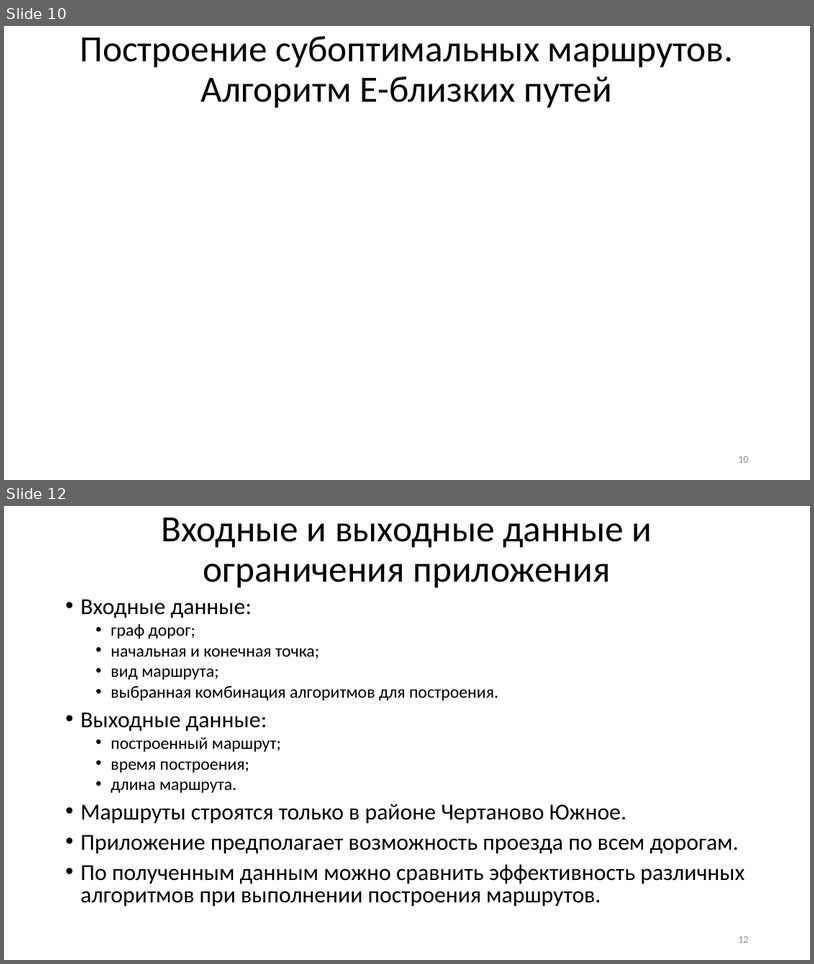
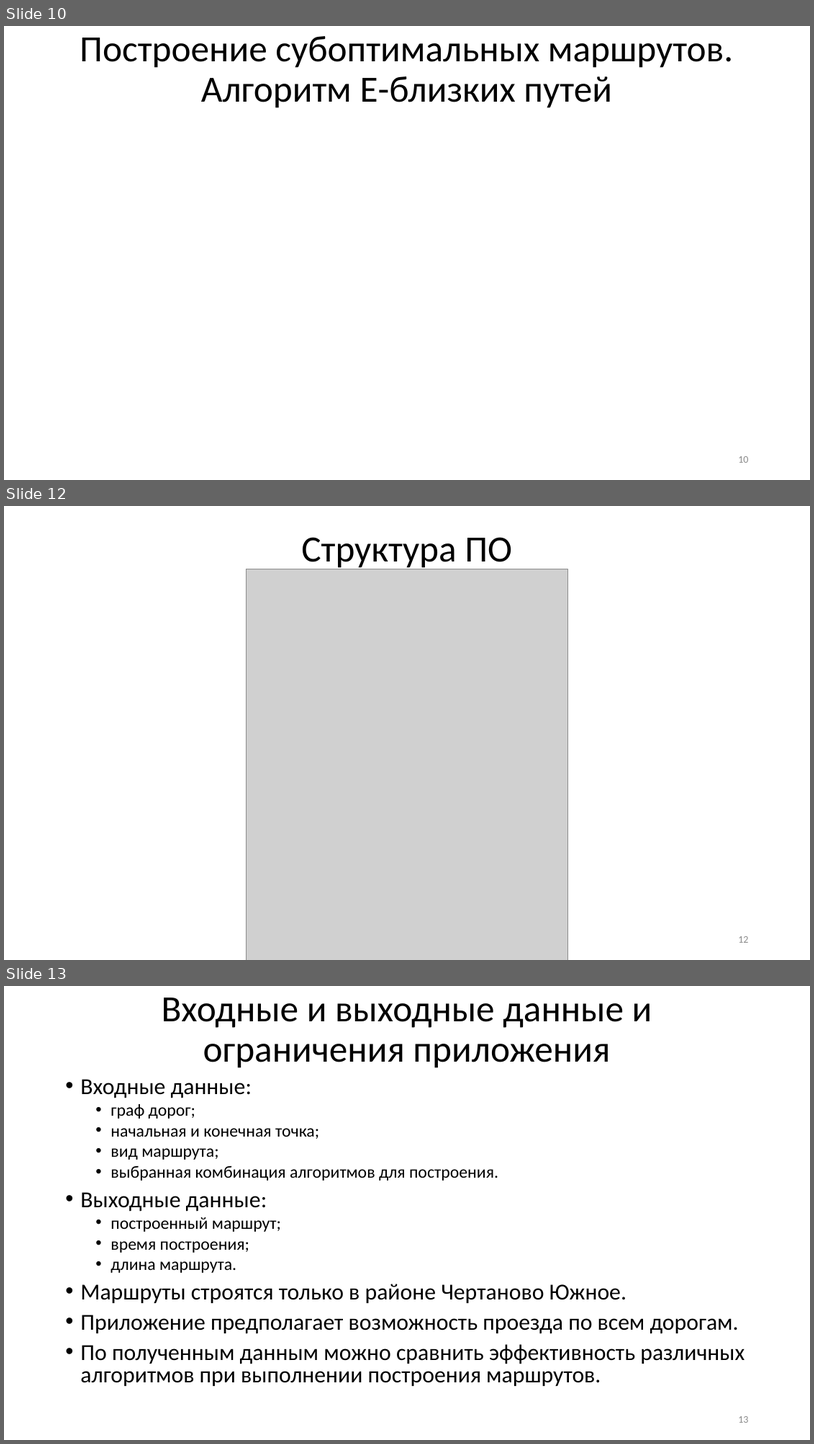
Before and after one commit to GorshkovNikita/Diploma, a slide deck: Documentation/Метод построения велосипедных маршрутов.pptx. Shown one above the other, each under a label of ours: slides 10 and 12 before the commit, slides 10, 12 and 13 after it; the slides between them are not shown. The pictures are 814x964 and 814x1444 pixels, drawn with LibreOffice and Linux fonts; fonts in the diff are those of the drawing; grey boxes stand for pictures. Boxes give left, top, right and bottom in pixels: in the first picture for what was removed or moved away, otherwise in the second. Text is boxed around its words. In the diff, an @@ line names an element or a change of style, - is before the commit and + after.

```diff
--- a/Documentation/Метод построения велосипедных маршрутов.pptx
+++ b/Documentation/Метод построения велосипедных маршрутов.pptx
@@ slide 12 added at (4, 506, 810, 960), background #FFFFFF @@
@@ text added at (301, 537, 512, 571), 44 pt, text #000000 @@
+Структура ПО
@@ picture added at (247, 569, 568, 960) @@
@@ page number added at (738, 936, 748, 942), 12 pt, text #8C8C8C @@
+12
@@ what was slide 12 is now slide 13 @@
```
Also in this commit, not shown: 2 slides changed, 7 other files.
